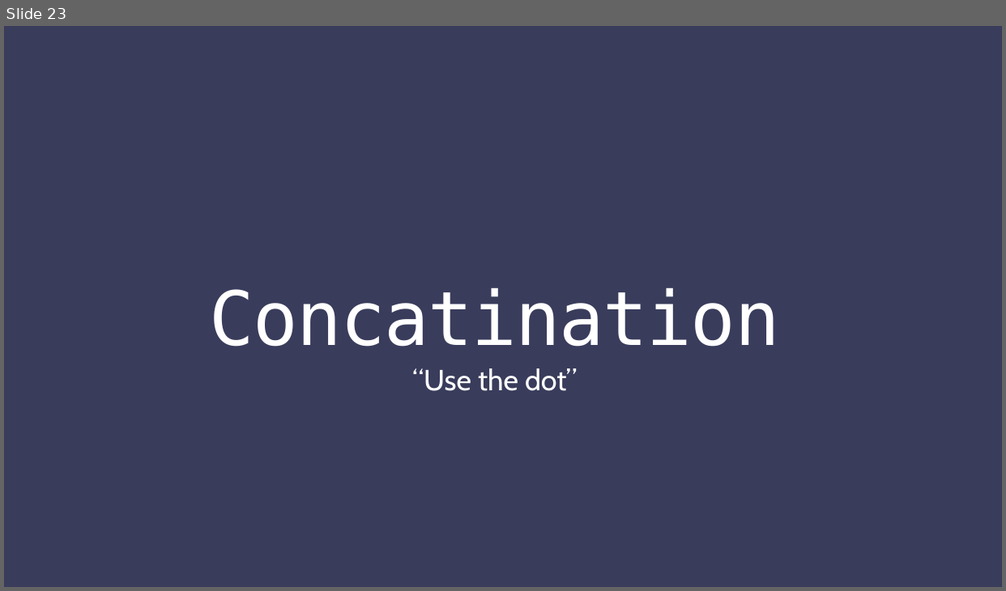
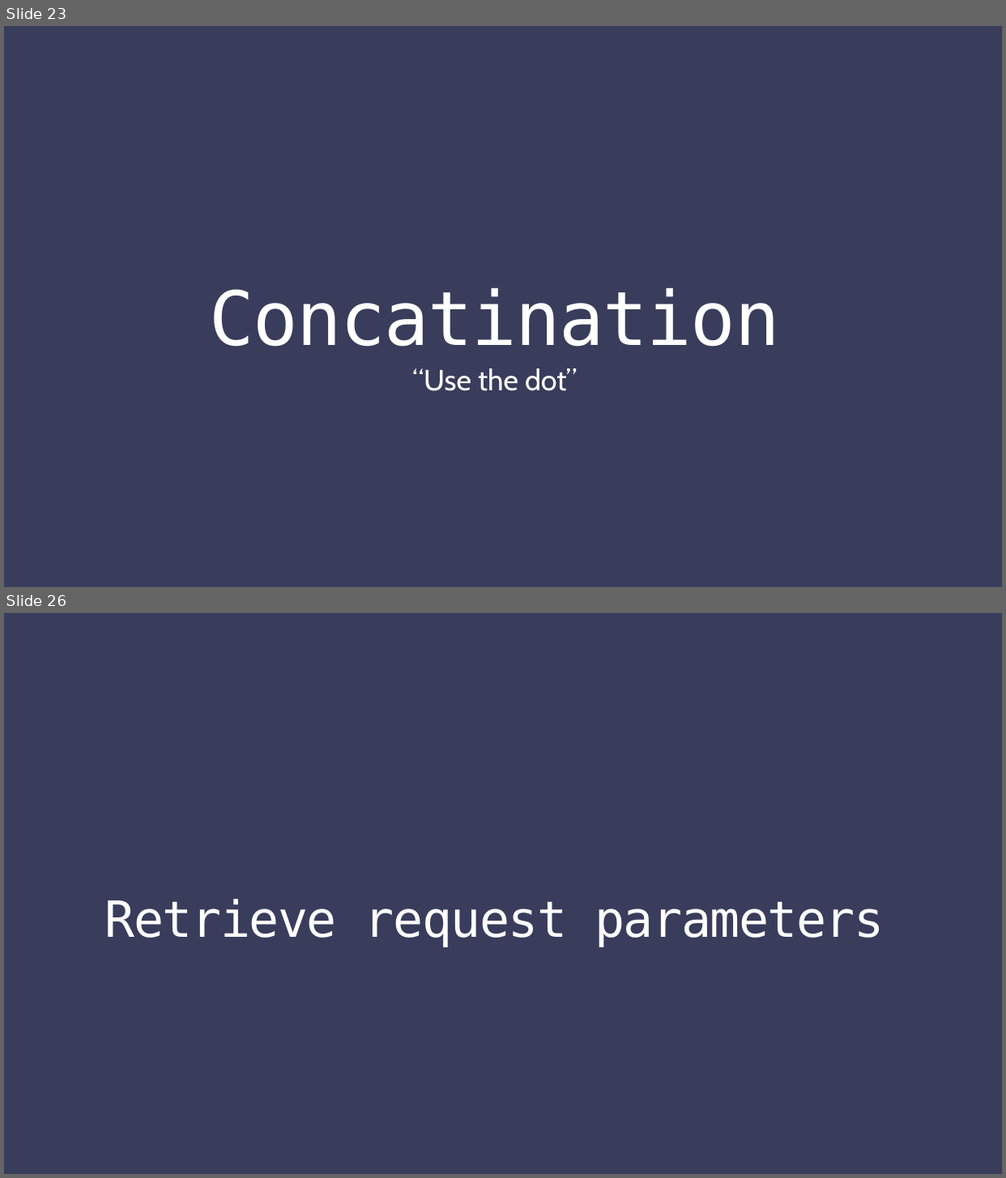
Before and after one commit to anh-khue/PhpSeminar, a slide deck: Build a simple website using PHP.pptx. Shown one above the other, each under a label of ours: slide 23 before the commit, slides 23 and 26 after it; the slides between them are not shown. The pictures are 1006x591 and 1006x1178 pixels, drawn with LibreOffice and Linux fonts; fonts in the diff are those of the drawing. Boxes give left, top, right and bottom in pixels: in the first picture for what was removed or moved away, otherwise in the second. Text is boxed around its words. In the diff, an @@ line names an element or a change of style, - is before the commit and + after.

```diff
--- a/Build a simple website using PHP.pptx
+++ b/Build a simple website using PHP.pptx
@@ slide 26 added at bbox=[4, 613, 1002, 1174], background #3A3D5B @@
@@ title added at bbox=[105, 899, 884, 948], 48 pt, text #FFFFFF @@
+Retrieve request parameters
```
Also in this commit, not shown: 2 slides changed, 10 other slides added.
